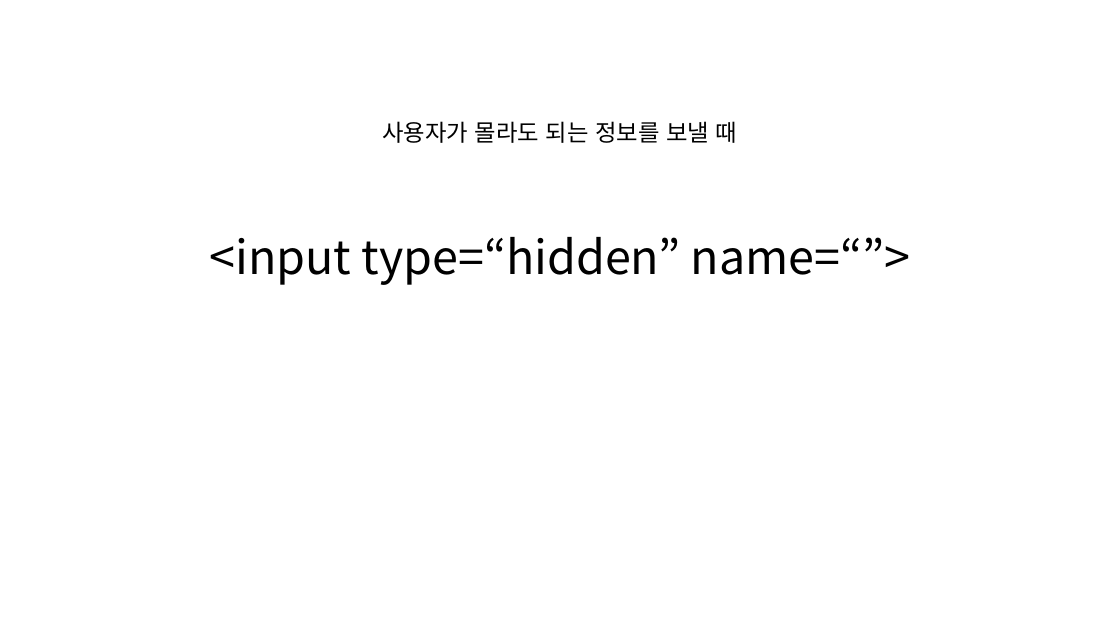
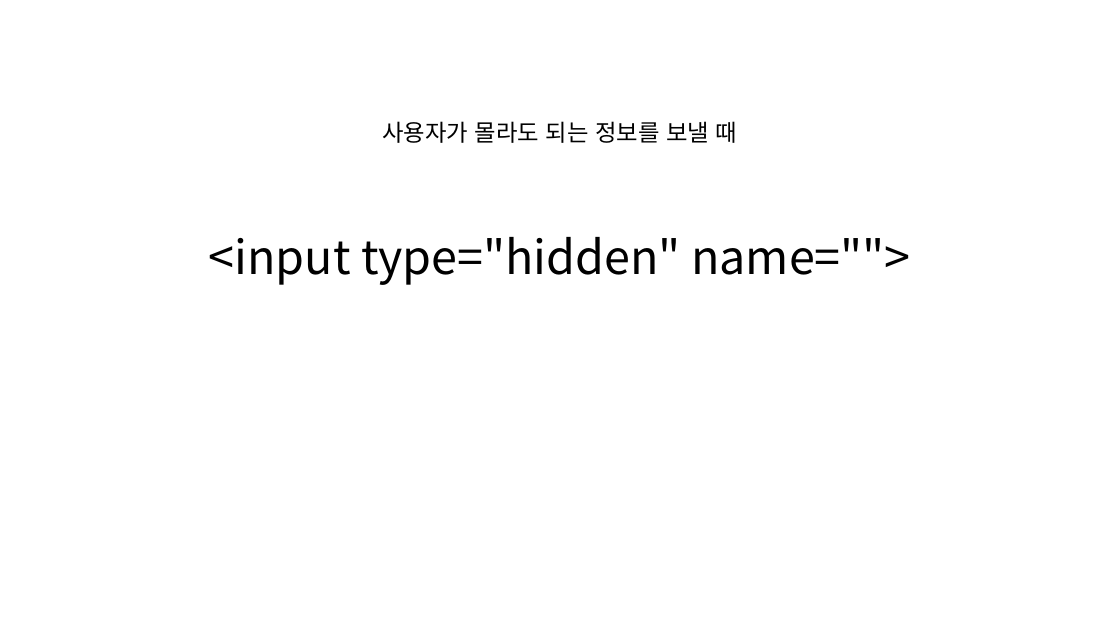
Before and after one commit to MainFe/mainfe.github.io, a slide deck: slide 59 of ppt/web-design.pptx. Drawn at 1120x630 pixels with LibreOffice and Linux fonts; fonts in the diff are those of the drawing. Boxes give left, top, right and bottom in pixels: in the first picture for what was removed or moved away, otherwise in the second. Text is boxed around its words. In the diff, an @@ line names an element or a change of style, - is before the commit and + after.

```diff
--- a/ppt/web-design.pptx
+++ b/ppt/web-design.pptx
@@ text at box(209, 237, 911, 285): text changed @@
-<input type=“hidden” name=“”>
+<input type="hidden" name="">
```
Also in this commit, not shown: 13 other slides changed, 41 slides added, 10 slides removed, 2 other files.
